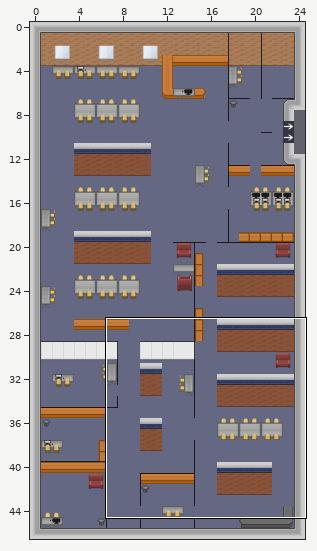
A Tiled map (JSON) gets an edit: map/mediatheque.json. The first picture is a wide view before the edit; the outline marks the close-up.
Close-up. First the earlier version:
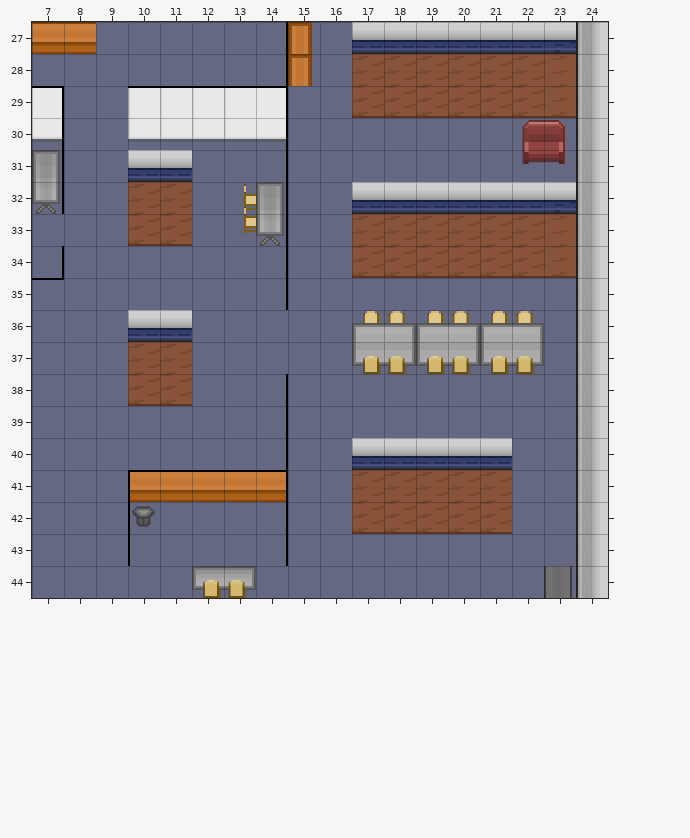
Cells are 48x48 px. Shown: x 7..24, y 27..44. The commit also changed other parts of the map, which this record leaves out. Tiles whose own drawing changed are shown in their newer look in all pictures.
New version:
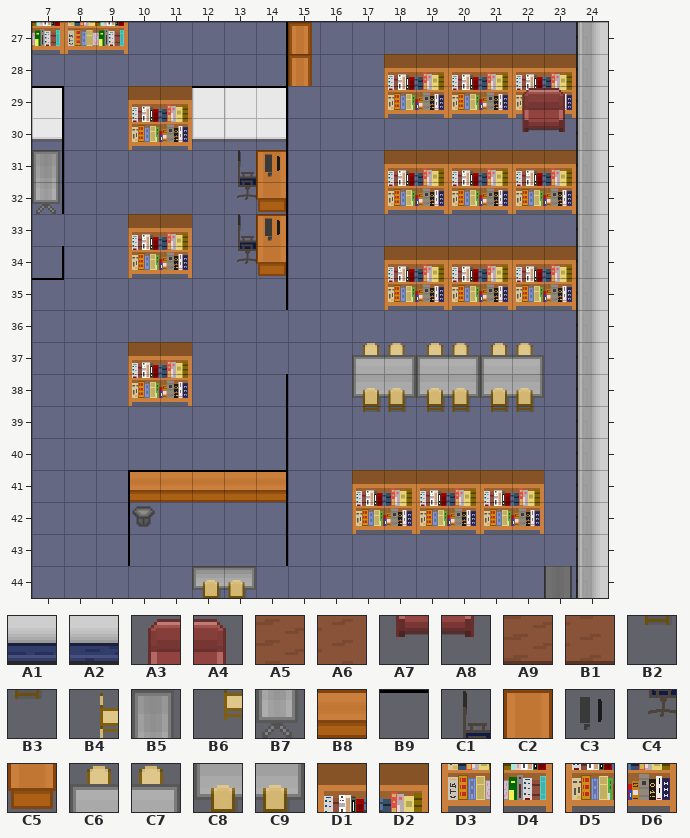
Key: from "tilesheet": A1 261, A2 262, A3 272, A4 273, A5 281, A6 282, A7 292, A8 293, A9 301, B1 302, B2 334, B3 335, B4 398, B5 399, B6 418, B7 419, B8 470, B9 529, C1 546, C2 547, C3 548, C4 566, C5 567, C6 573, C7 574, C8 593, C9 594, D1 682, D2 683, D3 700, D4 701, D5 702, D6 703.
__ is an empty cell.
Difference:
Layer "floor 2":
y 30: x 22..23 __ __ -> A7 A8
y 31: x 22..23 A7 A8 -> __ __
y 39: x 17..22 __ __ __ __ __ __ -> B2 B3 B2 B3 B2 B3
Layer "wall":
y 27: x 7..9 __ __ __ -> D4 D3 D4; x 17..23 A1 A1 A1 A1 A1 A1 A2 -> __ __ __ __ __ __ __
y 28: x 17..23 A5 A5 A5 A5 A5 A5 A6 -> __ D1 D2 D1 D2 D1 D2
y 29: x 17..23 A9 A9 A9 A9 A9 A9 B1 -> __ D5 D6 D5 D6 D5 D6
y 30: x 22..23 A3 A4 -> __ __
y 31: x 10..11 A1 A1 -> __ __; x 13..14 __ __ -> C1 C2; x 18..23 __ __ __ __ __ __ -> D1 D2 D1 D2 D1 D2
y 32: x 10..11 A5 A5 -> __ __; x 13..14 B4 B5 -> C4 C5; x 17..23 A1 A1 A1 A1 A1 A1 A2 -> __ D5 D6 D5 D6 D5 D6
y 33: x 10..11 A9 A9 -> D1 D2; x 13..14 B6 B7 -> C1 C2; x 17..23 A5 A5 A5 A5 A5 A5 A6 -> __ __ __ __ __ __ __
y 34: x 10..11 __ __ -> D5 D6; x 13..14 __ __ -> C4 C5; x 17..23 A9 A9 A9 A9 A9 A9 B1 -> __ D1 D2 D1 D2 D1 D2
y 35: x 18..23 __ __ __ __ __ __ -> D5 D6 D5 D6 D5 D6
y 36: x 10..11 A1 A1 -> __ __; x 17..22 C6 C7 C6 C7 C6 C7 -> __ __ __ __ __ __
y 37: x 10..11 A5 A5 -> D1 D2; x 17..22 C8 C9 C8 C9 C8 C9 -> C6 C7 C6 C7 C6 C7
y 38: x 10..11 A9 A9 -> D5 D6; x 17..22 __ __ __ __ __ __ -> C8 C9 C8 C9 C8 C9
y 40: x 17..21 A1 A1 A1 A1 A1 -> __ __ __ __ __
y 41: x 17..22 A5 A5 A5 A5 A5 __ -> D1 D2 D1 D2 D1 D2
y 42: x 17..22 A9 A9 A9 A9 A9 __ -> D5 D6 D5 D6 D5 D6
Layer "wall 2":
y 27: x 7..8 B8 B8 -> __ __
y 29: x 10..11 B9 B9 -> D1 D2; x 22..23 __ __ -> A3 A4
y 30: x 10..11 __ __ -> D5 D6
y 31: x 14 __ -> C3
y 33: x 14 __ -> C3
Changed places in both close-ups, as pixel boxes (x1, y1, x2, y2):
changed: (32, 22, 128, 54)
changed: (352, 22, 576, 534)
changed: (128, 86, 192, 278)
changed: (237, 150, 286, 276)
changed: (128, 310, 192, 406)
